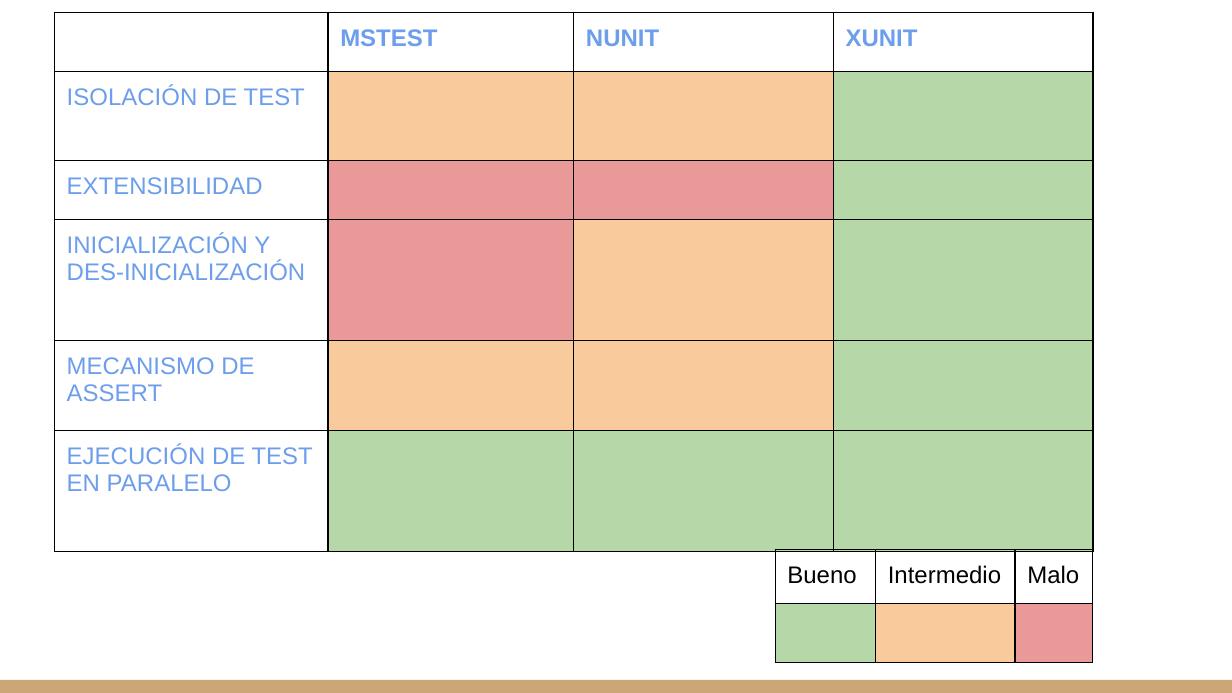
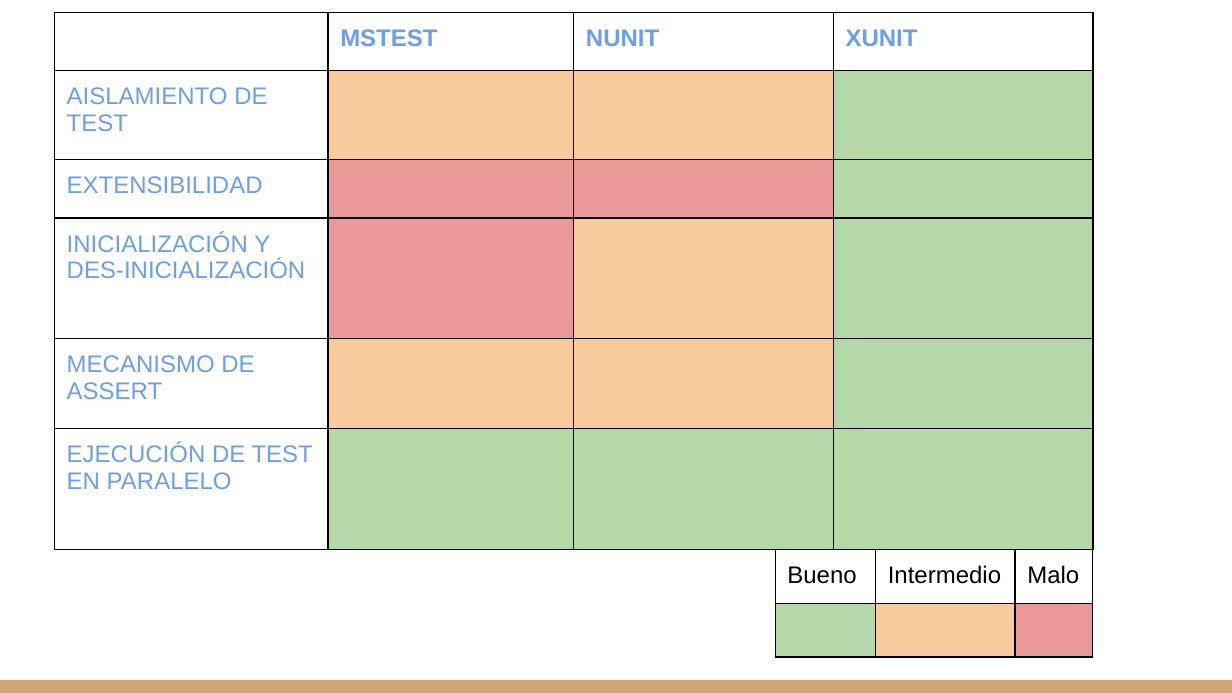
Before and after one commit to gitgamba/.Net-Grupo8, a slide deck: slide 11 of TPS/Unit Testing.pptx. Drawn at 1232x693 pixels with LibreOffice and Linux fonts; fonts in the diff are those of the drawing. Boxes give left, top, right and bottom in pixels: in the first picture for what was removed or moved away, otherwise in the second. Text is boxed around its words. In the diff, an @@ line names an element or a change of style, - is before the commit and + after.

```diff
--- a/TPS/Unit Testing.pptx
+++ b/TPS/Unit Testing.pptx
@@ table at <box>54,12,1093,549</box> @@
-row 2, column 1: ISOLACIÓN DE TEST
+row 2, column 1: AISLAMIENTO DE TEST
@@ table: place and size @@
-table at <box>775,549,1093,693</box>
+table at <box>775,549,1093,657</box>
```
Also in this commit, not shown: 2 other slides changed, 1 slide added, 1 slide removed.
